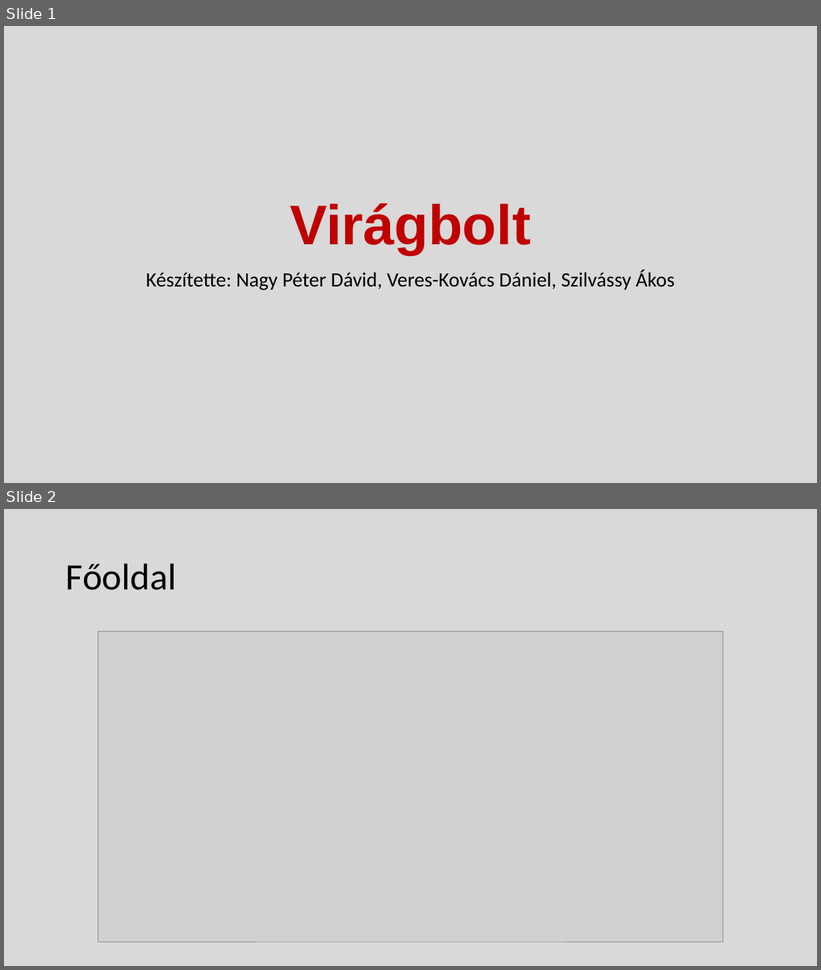
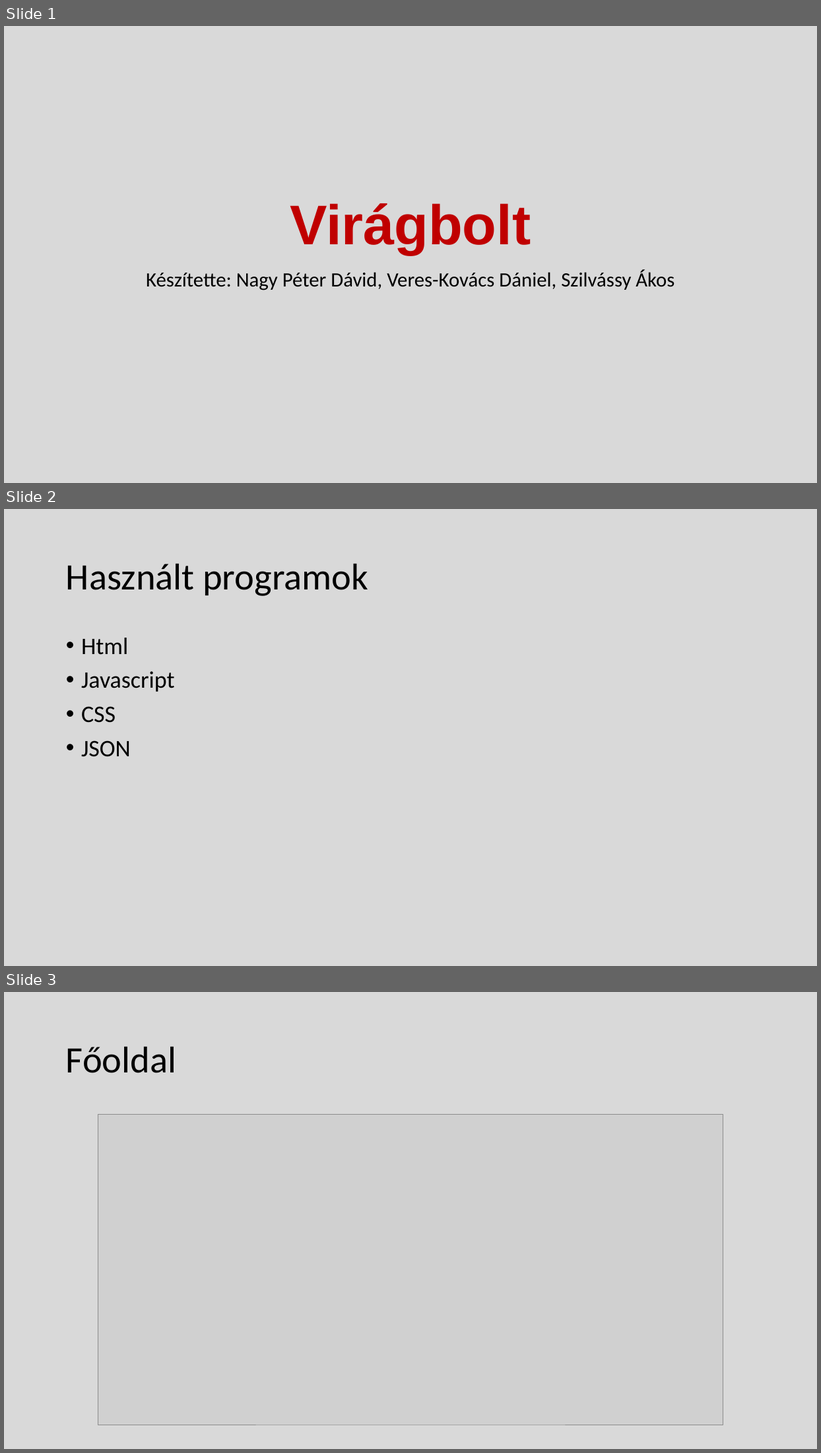
Before and after one commit to petinagy01/csilla-ora, a slide deck: Virágbolt.pptx. Shown one above the other, each under a label of ours: slides 1 and 2 before the commit, slides 1, 2 and 3 after it. The pictures are 821x970 and 821x1453 pixels, drawn with LibreOffice and Linux fonts; fonts in the diff are those of the drawing; grey boxes stand for pictures. Boxes give left, top, right and bottom in pixels: in the first picture for what was removed or moved away, otherwise in the second. Text is boxed around its words. In the diff, an @@ line names an element or a change of style, - is before the commit and + after.

```diff
--- a/Virágbolt.pptx
+++ b/Virágbolt.pptx
@@ slide 2 added at bbox=[4, 509, 817, 966], background #D9D9D9 @@
@@ title added at bbox=[66, 563, 368, 596], 44 pt, text #000000 @@
+Használt programok
@@ text added at bbox=[81, 638, 175, 757], 28 pt, text #000000 @@
+• Html
+• Javascript
+• CSS
+• JSON
@@ what was slide 2 is now slide 3 @@
```
Also in this commit, not shown: 5 other slides added, 1 slide removed.
